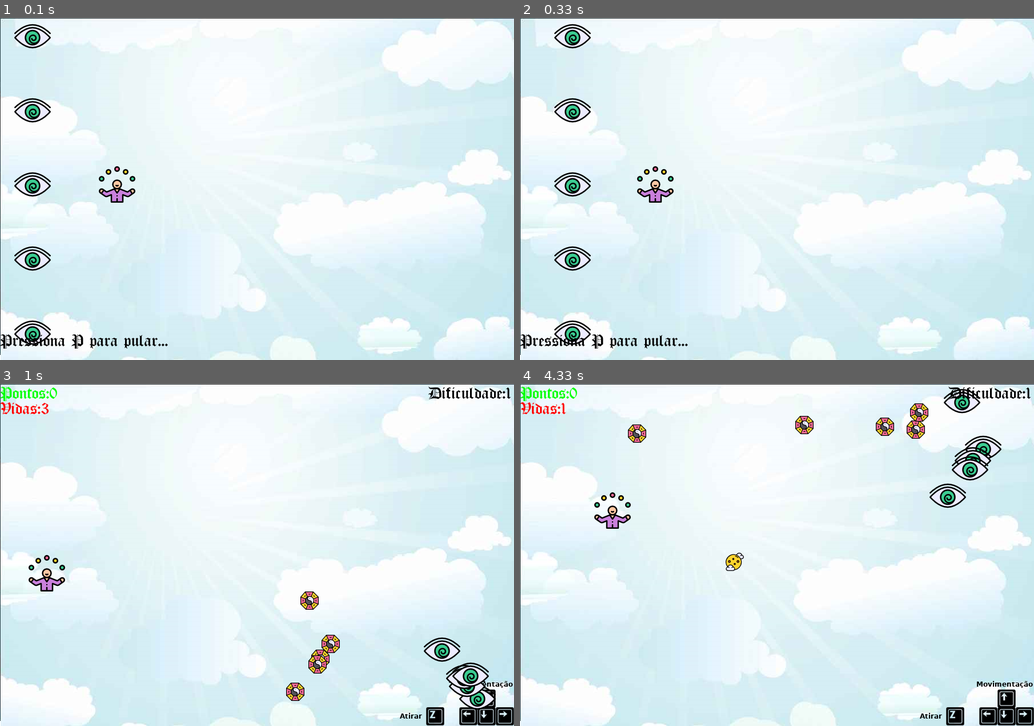
Above: before the commit, frames 1-4 (two rows, left to right).
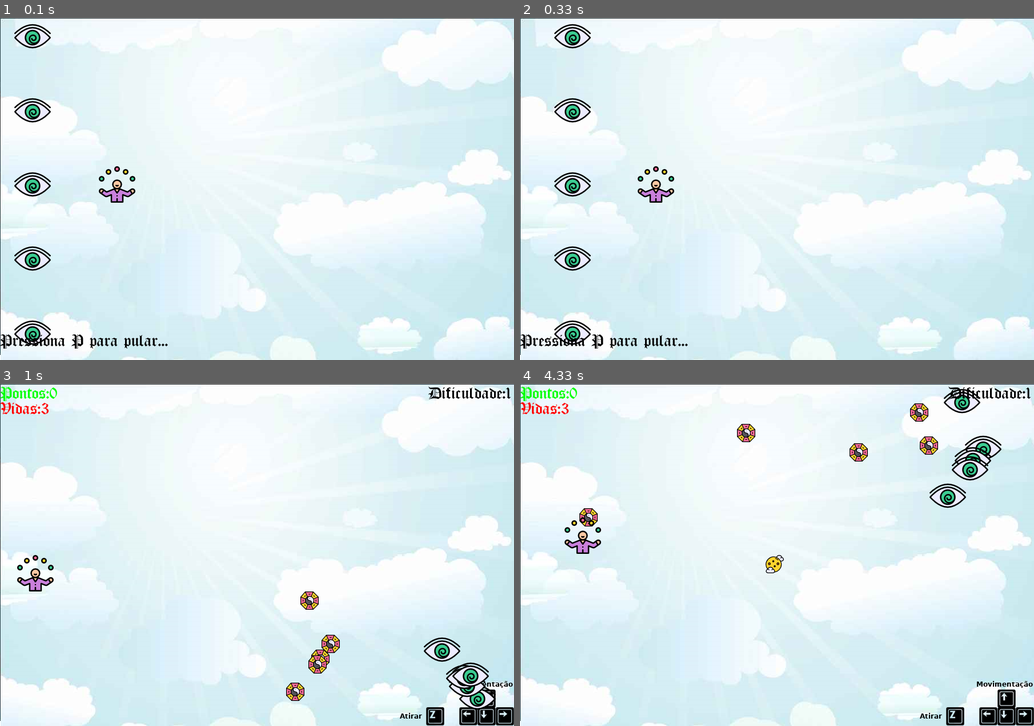
Above: after the commit, the same moments.

Repository: CiceroWesley/projeto-pygame
Game: pygame game, started from main.py
Same seed, same stepped clock (60 frames per second), same inputs: the game is played once before the commit and once after it.
Inputs:
- Up to frame 1 (0.1 s): no input
- Up to frame 2 (0.33 s): no input
- Up to frame 3 (1 s): hold P 0.33-0.8 s; hold Right from 0.83 s (still down)
- Up to frame 4 (4.33 s): release Right at 1.3 s; hold Up 1.33-1.63 s; tap Z at 1.4, 1.73, 2.03, 2.23, 2.53, 2.8, 3.13, 3.43, 3.57, 3.97, 4.27 s; hold Right 1.67-2.13 s; hold Left 2.17-2.7 s; hold Down 2.73-3.03 s; hold Left 3.07-3.47 s; hold Up 3.5-3.87 s; hold Right from 3.9 s (still down)

Frame 1 is identical in both runs. In frame 2, 0.2% of the frame differs, in the area x 22-30%, y 43-54%; in frame 3, 0.5%; in frame 4, 2.1%, in the area x 8-82%, y 5-56%.

Commit message:
Revert "Merge branch 'Victor'"
This reverts commit 9d55c23fc055108af243299ea0e45c0ab141c4b3, reversing
changes made to 4c3864210b2b20a8123ed822c6c8f7c40e4f6bdc.

Diff:
--- a/funcoes.py
+++ b/funcoes.py
@@ -1,39 +1,20 @@
-# Para as colisões, vamos calcular com base no centro de cada objeto
-
-#inimigo tem 64x64 pixels (64 de largura e 64 de comprimento)
-#jogador tem 64x64 pixels
-#bala tem 32x32 pixels
-#balaI tem 32x32 pixels
-
-#para calcular a distancia entre esses objetos devemos usar as coordenadas do centro de cada objeto
-#com a formula para calcular distancia entre pontos
-
-
 def colisaoCinimigo(Xinimigo,Yinimigo,Xbala,Ybala):
-    distancia = (((Xinimigo+16 - Xbala)**2)+((Yinimigo+16 - Ybala)**2))**0.5 #(64/2)-(32/2)=32-16=16
-    if distancia <48: #32+16=48
+    distancia = (((Xinimigo - Xbala)**2)+((Yinimigo - Ybala)**2))**0.5
+    if distancia <20:
         return True
     else:
         return False
 
 def colisaoCbalas(XbalaI,YbalaI,Xbala,Ybala):
-    distancia = (((XbalaI - Xbala)**2)+((YbalaI - Ybala)**2))**0.5 #(32/2)-(32/2)=16-16=0
-    if distancia <32: #16+16=32
+    distancia = (((XbalaI - Xbala)**2)+((YbalaI - Ybala)**2))**0.5
+    if distancia <20:
         return True
     else:
         return False
 
 def colisaoCjogador(Xjogador,Yjogador,XbalaI,YbalaI):
-    distancia = (((Xjogador+16 - XbalaI)**2)+((Yjogador+16 - YbalaI)**2))**0.5 #(64/2)-(32/2)=32-16=16
-    if distancia <48: #32+16=48
-        return True
-    else:
-        return False
-
-#nova funçao - colisao jogador e inimigo
-def colisaoCjogadorEinimigo(Xjogador,Yjogador, Xinimigo,Yinimigo): #por algum motivo dá morte automática do jogador
-    distancia = (((Xjogador - Xinimigo)**2)+((Yjogador - Yinimigo)**2))**0.5 #(64/2)-(64/2)=32-32=0
-    if distancia <64: #32+32=64
+    distancia = (((Xjogador - XbalaI)**2)+((Yjogador - YbalaI)**2))**0.5
+    if distancia <20:
         return True
     else:
         return False
--- a/main.py
+++ b/main.py
@@ -1,4 +1,5 @@
 import pygame,sys
+from pygame.locals import *
 from random import randint
 from funcoes import *
 from time import sleep
@@ -8,14 +9,15 @@
 #criando a tela
 lagalt= (900,600)
 tela = pygame.display.set_mode(lagalt)
+
 fundo=pygame.image.load('imagens/fundo.png')
 
-#música do jogo
 pygame.mixer.music.load('sons/KoopaCastle.mp3')
 pygame.mixer.music.play(-1)
 
+
 #nome do jogo e icone
-pygame.display.set_caption('Magic Shooters')
+pygame.display.set_caption('Magic')
 icone = pygame.image.load('imagens/hat.png')
 pygame.display.set_icon(icone)
 
@@ -25,7 +27,7 @@
 jogadorY = 300
 jogadorXmuda=0
 jogadorYmuda=0
-dificuldade=1  #alterar a dificuldade no menu inciail em 1, 2 e 3. (há ser feito)
+dificuldade=1  #alterar a dificuldade no menu inciail em 1, 2 e 3.
 vidas=3
 
 #pontos
@@ -36,6 +38,7 @@
 fontef = pygame.font.Font('fontes/OldLondon.ttf',64)
 
 #inimigo
+
 inimigofoto = []
 inimigoX = []
 inimigoY= []
@@ -43,7 +46,7 @@
 inimigoYmuda=[]
 inimigoATV=True
 inimigos=5
-for i in range(inimigos): #5 inimigos toda hora
+for i in range(inimigos):
 
     inimigofoto.append(pygame.image.load('imagens/spiral.png'))
     inimigoX.append(randint(750,836))
@@ -66,69 +69,55 @@
 balaIXmuda=[]
 balaIatira=[]
 for i in range(inimigos):
+
     balaIfoto.append(pygame.image.load('imagens/taoism.png'))
     balaIX.append(0)
     balaIY.append(0)
     balaIXmuda.append(-7)
     balaIatira.append(1)
 
-#print jogador
 def jogador(x,y):
     tela.blit(jogadorfoto,(x,y))
 
-#print inimigo
 def inimigo(x,y,i):
     tela.blit(inimigofoto[i],(x,y))
 
-#print bala do jogador
 def bala(x,y):
     global balaatira
     balaatira=0
-    tela.blit(balafoto,(x,y+16))
-
-#print balas dos inimigos
+    tela.blit(balafoto,(x,y))
+
 def balaI(x,y,i):
     global balaIatira
     balaIatira[i]=0
     tela.blit(balaIfoto[i],(x,y))
 
-#print pontos
+
 def placar(x,y):
     ponto = fonte.render('Pontos:'+str(pontos),True,(0,255,0))
     tela.blit(ponto,(x,y))
 
-#print vida
 def life(x,y):
     vida = fonte.render('Vidas:'+str(vidas),True,(255,0,0))
     tela.blit(vida,(x,y))
 
-#print dificuldade
 def dificult(x,y):
     dificu = fonte.render('Dificuldade:'+str(dificuldade),True,(0,0,0))
     tela.blit(dificu,(x,y))
 
-#print 'Vc morreu'
 def gameover():
-    fim = fontef.render('Vc morreu',True,(0,0,0))
-    continua = fonte.render('Jogar de novo?(s ou n)',True,(0,0,0))
+    fim = fontef.render('FIM DE JOGO',True,(0,0,0))
+    continua = fonte.render('Continuar?(s ou n)',True,(0,0,0))
     tela.blit(fim,(300,250))
     tela.blit(continua,(310,315))
 
-#nova funçao - print passar fase
-#print 'Parabens, vc passou de fase'
-def passoudefase():
-    vitoria = fontef.render('Parabens, vc passou de fase', True, (0, 0, 0))
-    continua = fonte.render('Continuar?(s ou n)', True, (0, 0, 0))
-    tela.blit(vitoria, (200, 250))
-    tela.blit(continua, (310, 315))
-
-#abertura
 def animation():
     fundo2 = pygame.image.load('imagens/fundoab.png')
     running = True
+    maior = False
     playerX = 150
     playerY = 260
-    playerXmuda = 2.3
+    playerXmuda = 2.35
     playerYmuda = 0
 
     enemyX = []
@@ -163,26 +152,25 @@
         jogador(playerX,playerY)
         pularanimacao = fonte.render('Pressiona P para pular...', True, (0,0,0))
 
-        #print 'Pressiona P para pular...'
-        if playerX > 50 and playerX < 1000:  #(50 é maior q 150)
+        if playerX > 100 and playerX < 300:
             tela.blit(pularanimacao,(0,550))
 
-        #print nome do jogo
-        if playerX > 950:
-            gamename = fontef.render('Magic Shooters',True,(0,0,0))
-            tela.blit(gamename,(260,250)) #centralizar na tela
+        if playerX > 985:
+            gamename = fontef.render('Nome do Jogo',True,(0,0,0))
+            tela.blit(gamename,(450,300))
 
         if playerX > 1000:
-            sleep(2)
+            sleep(3)
             running=False
         pygame.display.update()
 
-#jogo
+
 def gameloop():
     #loop do jogo
     global jogadorX, jogadorY, jogadorXmuda, jogadorYmuda, balaX, balaY, balaXmuda, balaYmuda, inimigoATV, balaatira, pontos, vidas, dificuldade
     while True:
 
+        #tela.fill((0,0,0))
         tela.blit(fundo,(0,0))
         for evento in pygame.event.get():
             if evento.type == pygame.QUIT:
@@ -190,13 +178,13 @@
                 sys.exit()
             if evento.type == pygame.KEYDOWN:
                 if evento.key == pygame.K_LEFT:
-                    jogadorXmuda = -5 #aumentei a velocidade de 3 para 5 do jogador
+                    jogadorXmuda = -3
                 if evento.key ==  pygame.K_RIGHT:
-                    jogadorXmuda = 5
+                    jogadorXmuda = 3
                 if evento.key == pygame.K_UP:
-                    jogadorYmuda = -5
+                    jogadorYmuda = -3
                 if evento.key == pygame.K_DOWN:
-                    jogadorYmuda = 5
+                    jogadorYmuda = 3
                 if evento.key == pygame.K_z:
                     if balaatira == 1 :
                         balasom = pygame.mixer.Sound('sons/fogojogador.wav')
@@ -206,17 +194,17 @@
                         bala(balaX,balaY)
                 if evento.key == pygame.K_h:
                     inimigoATV= False
-                if evento.key == pygame.K_s and (vidas==0 or pontos>=10): #estabeleci como sendo 10 pontos para acabar a fase
+                if evento.key == pygame.K_s and vidas==0:
                     vidas=3
                     pontos=0
-                    #dificuldade=1 dificuldade vai para o menu inicial do jogo (há ser feito)
+                    #dificuldade=1 dificuldade vai para o menu inicial do jogo
                     jogadorX=0
                     jogadorY=300
                     for j in range(inimigos):
                         inimigoX[j] = randint(750,836)
                         inimigoY[j] = randint(0,536)
-                if evento.key == pygame.K_n and (vidas==0 or pontos>=10):
-                    #pygame.mixer.music.stop #colocar isso em outro canto
+                if evento.key == pygame.K_n and vidas==0:
+                    pygame.mixer.music.stop #colocar isso em outro canto
                     pygame.quit()
                     sys.exit()
             if evento.type== pygame.KEYUP:
@@ -232,29 +220,31 @@
 
         if jogadorX <=0:
             jogadorX=0
-        if jogadorX >=836: #900-64=836
-            jogadorX=836
+        if jogadorX >=800:
+            jogadorX=800
         if jogadorY <=0:
             jogadorY=0
-        if jogadorY >=536: #600-64=536
+        if jogadorY >=536:
             jogadorY=536
 
         #inimigo
         for i in range(inimigos):
             inimigoY[i]+=inimigoYmuda[i]
 
-            if inimigoY[i] >= 536: #600-64=536
-                inimigoYmuda[i]=-3*dificuldade #aumento de velocidade vertical do inimigo com a dificuldade
+            if inimigoY[i] >= 536:
+                inimigoYmuda[i]=-3*dificuldade
                 inimigoXmuda[i]=-25
                 inimigoX[i]+=inimigoXmuda[i]
             if inimigoY[i] <=0:
-                inimigoYmuda[i]=3*dificuldade #aumento de velocidade vertical do inimigo com a dificuldade
+                inimigoYmuda[i]=3*dificuldade
                 inimigoXmuda[i]=-25
                 inimigoX[i]+=inimigoXmuda[i]
             if inimigoX[i] <=450:
                 inimigoXmuda[i]=386
                 inimigoX[i] += inimigoXmuda[i]
-
+            #if inimigoX[i] >=900:
+             #   inimigoXmuda[i]=25
+              #  inimigoX[i]+=inimigoXmuda[i]
             #colisao com o inimigo
             colisao=colisaoCinimigo(inimigoX[i],inimigoY[i],balaX,balaY)
             if colisao == True:
@@ -269,8 +259,8 @@
             inimigo(inimigoX[i],inimigoY[i],i)
             if inimigoATV== True:
                 if balaIatira[i] == 1:
-                    #balasomI=pygame.mixer.Sound('sons/fogoinimigo.wav')
-                    #balasomI.play()
+                    balasomI=pygame.mixer.Sound('sons/fogoinimigo.wav')
+                    balasomI.play()
                     balaIX[i] = inimigoX[i]
                     balaIY[i] = inimigoY[i]
                     balaI(balaIX[i],balaIY[i],i)
@@ -292,23 +282,14 @@
                 balaIX[i]=inimigoX[i]
                 balaatira=1
                 balaIatira[i]=1
-
             #colisao com o jogador
-            colisaoJ = colisaoCjogador(jogadorX,jogadorY,balaIX[i],balaIY[i])
+            colisaoJ = colisaoCjogador(jogadorX,jogadorY+32,balaIX[i],balaIY[i])
             if colisaoJ == True:   #emcima não pega nele
                 somCJ = pygame.mixer.Sound('sons/acertajogador.wav')
                 somCJ.play()
                 balaIX[i] = inimigoX[i]
                 balaIatira[i]=1
                 vidas-=1
-
-            #colisao com o jogador e o inimigo
-            colisaoJeI = colisaoCjogadorEinimigo(jogadorX,jogadorY, inimigoX[i],inimigoY[i])
-            if colisaoJeI == True:
-                somCJ = pygame.mixer.Sound('sons/acertajogador.wav')
-                somCJ.play()
-                vidas-=1 #por algum motivo dá morte automática do jogador
-
         #bala jogador
         if balaX >=900:
              balaX = jogadorX
@@ -321,34 +302,18 @@
 
 
         #fim de jogo
-
-        #ganhou
-        if pontos >=10:
-            passoudefase()
-            for k in range(inimigos):
-                inimigoX[k]=3000
-                inimigoY[k]=3000
-            jogadorX=3000
-            jogadorY=3000
-            #dificuldade era pra aumentar em 1 quando passa de fase
-            dificuldade += 1 #bugou quando fiz isso
-            pontos = 0
-        #perdeu
-        elif vidas == 0:
+        if vidas == 0:
             gameover()
             for k in range(inimigos):
                 inimigoX[k]=3000
                 inimigoY[k]=3000
             jogadorX=3000
             jogadorY=3000
-            #dificuldade = 1 #quando morrer, dificuldade volta a ser 1
-
         jogador(jogadorX,jogadorY)
         placar(pontosX,pontosY)
         life(0,27)
         dificult(750,0)
         pygame.display.update()
 
-animation() #abertura do jogo
-
-gameloop() #jogo
+animation()
+gameloop()
